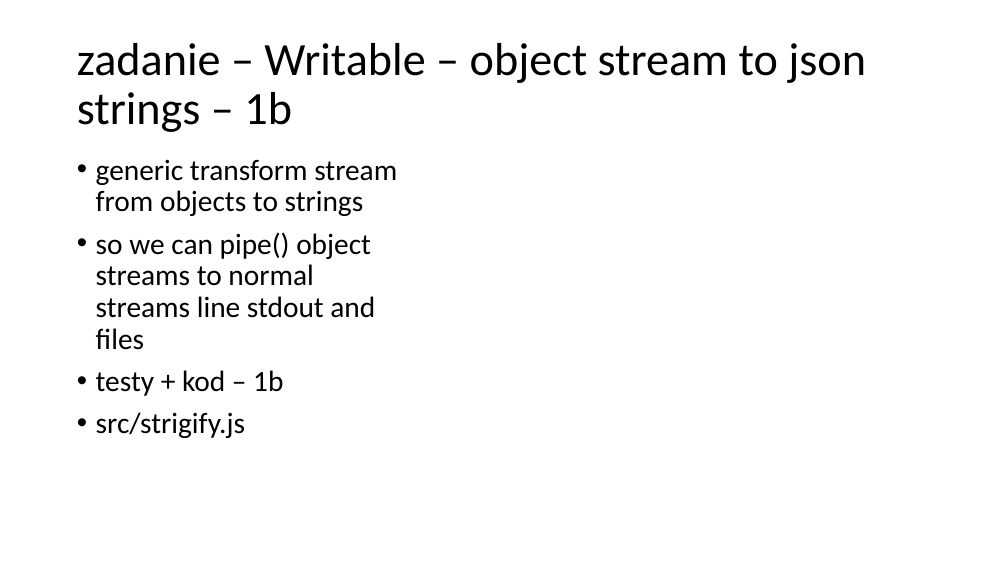
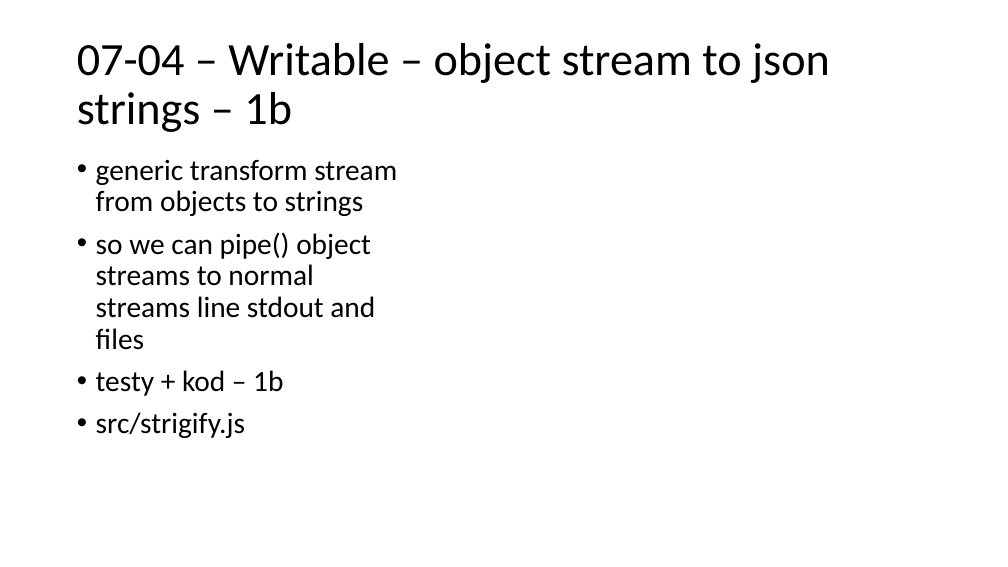
Before and after one commit to yimejky/wawjs, a slide deck: slide 6 of 07-cvicenie/cvicenie07.pptx. Drawn at 1008x567 pixels with LibreOffice and Linux fonts; fonts in the diff are those of the drawing. Boxes give left, top, right and bottom in pixels: in the first picture for what was removed or moved away, otherwise in the second. Text is boxed around its words. In the diff, an @@ line names an element or a change of style, - is before the commit and + after.

```diff
--- a/07-cvicenie/cvicenie07.pptx
+++ b/07-cvicenie/cvicenie07.pptx
@@ title at box(77, 43, 830, 132): text changed @@
-zadanie – Writable – object stream to json strings – 1b
+07-04 – Writable – object stream to json strings – 1b
```
Also in this commit, not shown: 3 other slides changed, 22 other files.
